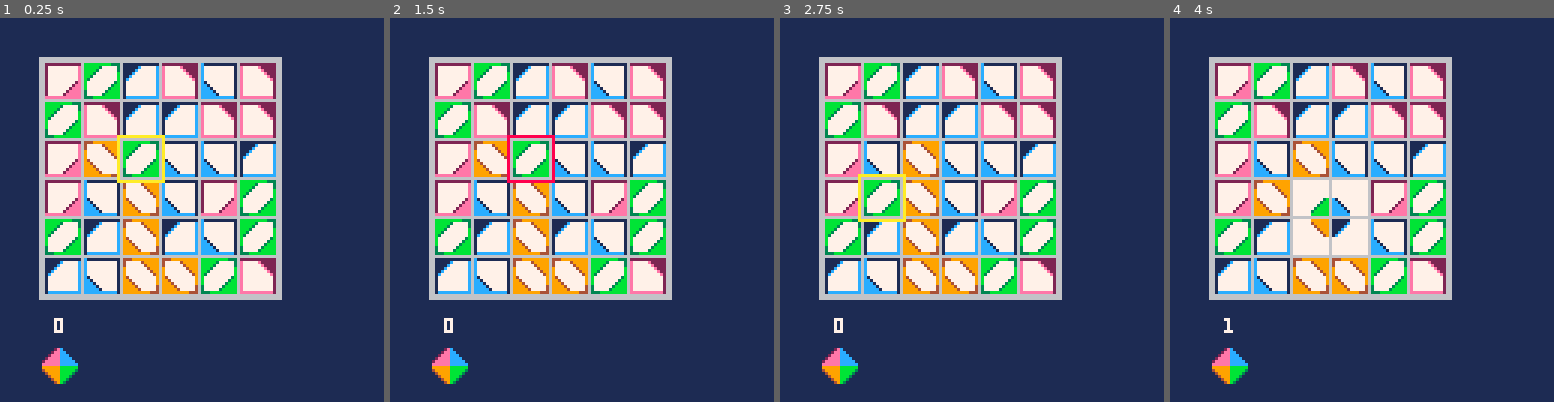
Above: before the commit, frames 1-4 (left to right).
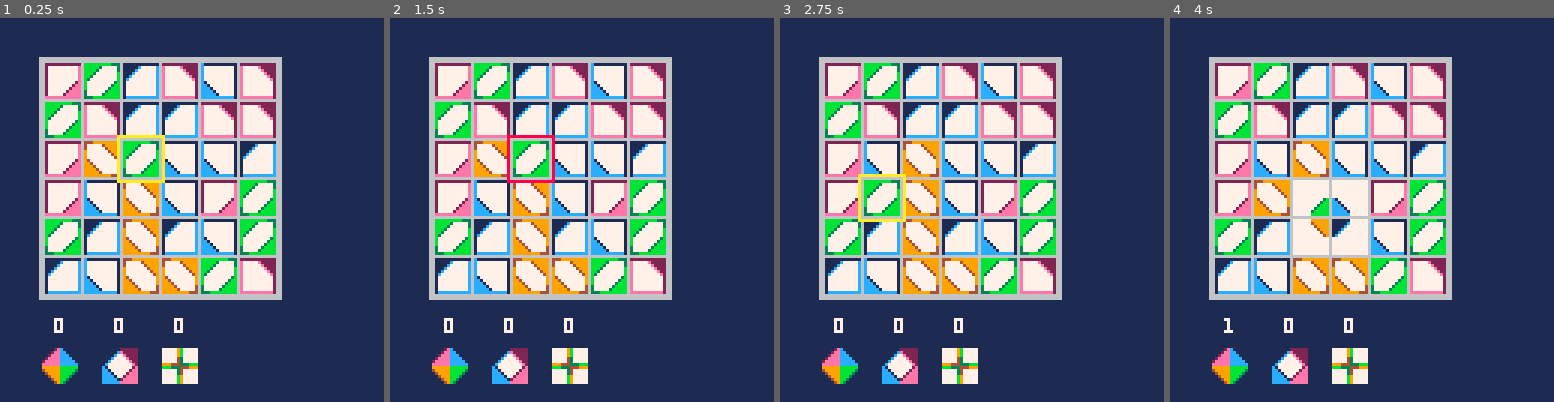
Above: after the commit, the same moments.

Repository: broquaint/pico8-carts
Game: PICO-8 cartridge eggjam4.p8
Two runs of this game, one before a commit and one after it. Both use one fixed random seed, a clock stepped at 60 frames per second and the inputs below.
Inputs:
- Up to frame 1 (0.25 s): no input
- Up to frame 2 (1.5 s): tap O (Z key) at 0.33, 0.7, 1.43 s; tap X (X key) at 1.07 s
- Up to frame 3 (2.75 s): hold Left 1.97-2.37 s; tap X (X key) at 2.07, 2.4, 2.73 s; tap O (Z key) at 2.22 s; hold Down from 2.42 s (still down)
- Up to frame 4 (4 s): release Down at 2.82 s; hold Right 2.87-3.53 s; tap X (X key) at 3.07, 3.4, 3.73 s; tap O (Z key) at 3.1, 3.98 s; hold Up from 3.58 s (still down)

The runs differ from the first frame. In frame 1, 1.7% of the frame differs, in the area x 26-52%, y 78-96%; in frame 2, 1.7%; in frame 3, 1.7%; in frame 4, 1.7%.

Commit message:
Add two more pattern matches
A bit buggy but functional.

Diff:
--- a/eggjam4.p8
+++ b/eggjam4.p8
@@ -31,12 +31,12 @@
 -- xx xx # xx xx # oo xx # xx oo
 
 grid_tiles={
-   {idx=1,  colour=azure,  matches={bl=17}},
-   {idx=3,  colour=coral,  matches={br=20}},
-   {idx=5,  colour=orange, matches={tl=5, br=22}},
-   {idx=7,  colour=lime,   matches={tr=8, bl=23}},
-   {idx=9,  colour=navy,   matches={tl=9}},
-   {idx=11, colour=green,  matches={tr=12}},
+   {idx=1,  colour={azure=1},   matches={bl=17}},
+   {idx=3,  colour={coral=1},   matches={br=20}},
+   {idx=5,  colour={lime=1},    matches={tl=5, br=22, cl=21,cr=6}},
+   {idx=7,  colour={orange=1},  matches={tr=8, bl=23, cl=7,cr=24}},
+   {idx=9,  colour={navy=1},    matches={tl=9}},
+   {idx=11, colour={magenta=1}, matches={tr=12}},
 --   {9,salmon},
 --   {11,lime}
 }
@@ -53,6 +53,7 @@
    return {
       spr_idx = tile.idx,
       matches = tile.matches,
+      colour  = tile.colour,
       gx = gx,
       gy = gy,
       x = x,
@@ -256,7 +257,143 @@
       return false
    end
 
-   return diamond_match(tile)
+   function cross_match(a)
+      if(not a) return false
+
+      -- xx xx
+      -- xo @x
+      -- xo ox
+      -- xx xx
+      if a.colour.lime then
+         local b = gt(a.gx - 1, a.gy)
+         local c = gt(a.gx - 1, a.gy + 1)
+         local d = gt(a.gx,     a.gy + 1)
+
+         if (b and c and d) and b.colour.orange and c.colour.lime and d.colour.orange then
+            return {bl=a,br=b,tr=c,tl=d}
+         end
+      end
+
+      -- xx xx
+      -- x@ ox
+      -- xo ox
+      -- xx xx
+      if a.colour.orange then
+         local b = gt(a.gx + 1, a.gy)
+         local c = gt(a.gx,     a.gy + 1)
+         local d = gt(a.gx + 1, a.gy + 1)
+
+         if (b and c and d) and b.colour.lime and c.colour.lime and d.colour.orange then
+            return {br=a,bl=b,tr=c,tl=d}
+         end
+      end
+
+      -- xx xx
+      -- xo ox
+      -- x@ ox
+      -- xx xx
+      if a.colour.lime then
+         local b = gt(a.gx,     a.gy - 1)
+         local c = gt(a.gx + 1, a.gy - 1)
+         local d = gt(a.gx + 1, a.gy)
+
+         if (b and c and d) and b.colour.orange and c.colour.lime and d.colour.orange then
+            return {tr=a,br=b,bl=c,tl=d}
+         end
+      end
+
+      -- xx xx
+      -- xo ox
+      -- xo @x
+      -- xx xx
+      if a.colour.orange then
+         local b = gt(a.gx - 1, a.gy - 1)
+         local c = gt(a.gx,     a.gy - 1)
+         local d = gt(a.gx - 1, a.gy)
+
+         if (b and c and d) and b.colour.orange and c.colour.lime and d.colour.lime then
+            return {tl=a,br=b,bl=c,tr=d}
+         end
+      end
+
+      return false
+   end
+
+   function window_match(a)
+      if(not a) return false
+
+      -- @x xo
+      -- xx xx
+      -- xx xx
+      -- ox xo
+      if a.matches.tl then
+         local b = gt(a.gx + 1, a.gy)
+         local c = gt(a.gx,     a.gy + 1)
+         local d = gt(a.gx + 1, a.gy + 1)
+
+         if (b and c and d) and b.matches.tr and c.matches.bl and d.matches.br then
+            return {bl=c,br=d,tr=b,tl=a}
+         end
+      end
+
+      -- ox x@
+      -- xx xx
+      -- xx xx
+      -- ox xo
+      if a.matches.tr then
+         local b = gt(a.gx - 1, a.gy)
+         local c = gt(a.gx - 1, a.gy + 1)
+         local d = gt(a.gx,     a.gy + 1)
+
+         if (b and c and d) and b.matches.tl and c.matches.bl and d.matches.br then
+            return {bl=c,br=d,tr=a,tl=b}
+         end
+      end
+
+      -- ox xo
+      -- xx xx
+      -- xx xx
+      -- @x xo
+      if a.matches.bl then
+         local b = gt(a.gx,     a.gy - 1)
+         local c = gt(a.gx + 1, a.gy - 1)
+         local d = gt(a.gx + 1, a.gy)
+
+         if (b and c and d) and b.matches.tl and c.matches.tr and d.matches.br then
+            return {bl=a,br=d,tr=c,tl=b}
+         end
+      end
+
+      -- ox xo
+      -- xx xx
+      -- xx xx
+      -- ox x@
+      if a.matches.br then
+         local b = gt(a.gx - 1, a.gy - 1)
+         local c = gt(a.gx,     a.gy - 1)
+         local d = gt(a.gx - 1, a.gy)
+
+         if (b and c and d) and b.matches.tl and c.matches.tr and d.matches.bl then
+            return {bl=d,br=a,tr=c,tl=b}
+         end
+      end
+
+      return false
+   end
+
+   local m = diamond_match(tile)
+   if m then
+      return { type = 'diamond', matched = m }
+   end
+   local m = cross_match(tile)
+   if m then
+      return { type = 'cross', matched = m }
+   end
+   local m = window_match(tile)
+   if m then
+      return { type = 'window', matched = m }
+   end
+   return false
 end
 
 function animate_match(matched)
@@ -316,16 +453,18 @@
 end
 
 tally = {
-   diamonds = 0
+   diamond = 0,
+   window = 0,
+   cross = 0,
 }
 
 function finish_swap(args)
    local state = 'idle'
    if player.tile_held then
-      local matched = check_for_patterns(player.tile_held)
-      if matched then
-         tally.diamonds += 1
-         animate(function() animate_match(matched) end)
+      local match = check_for_patterns(player.tile_held)
+      if match then
+         tally[match.type] += 1
+         animate(function() animate_match(match.matched) end)
          state = 'matched'
       end
    end
@@ -412,8 +551,12 @@
    end
 
    -- draw ui
-   print(tally.diamonds, 18, 100, white)
+   print(tally.diamond, 18, 100, white)
    spr(33, 12, 108, 2, 2)
+   print(tally.window,  38, 100, white)
+   spr(35, 32, 108, 2, 2)
+   print(tally.cross,  58, 100, white)
+   spr(37, 52, 108, 2, 2)
 end
 __gfx__
 00000000000000000000000000000000000000000000000000000000000000000000000000000000000000000000000000000000000000000000000000000000
@@ -434,15 +577,15 @@
 00000000000000000000000000000000000000000000000000000000000000000000000000000000000000000000000000000000000000000000000000000000
 00000000000000000000000000000000000000000000000000000000000000000000000000000000000000000000000000000000000000000000000000000000
 00000000000000000000000000000000000000000000000000000000000000000000000000000000000000000000000000000000000000000000000000000000
-000000000000002ec100000000000000000000000000000000000000000000000000000000000000000000000000000000000000000000000000000000000000
-00000000000002eecc10000000000000000000000000000000000000000000000000000000000000000000000000000000000000000000000000000000000000
-0000000000002eeeccc1000000000000000000000000000000000000000000000000000000000000000000000000000000000000000000000000000000000000
-000000000002eeeecccc100000000000000000000000000000000000000000000000000000000000000000000000000000000000000000000000000000000000
-00000000002eeeeeccccc10000000000000000000000000000000000000000000000000000000000000000000000000000000000000000000000000000000000
-0000000000eeeeeecccccc0000000000000000000000000000000000000000000000000000000000000000000000000000000000000000000000000000000000
-0000000000999999bbbbbb0000000000000000000000000000000000000000000000000000000000000000000000000000000000000000000000000000000000
-0000000000499999bbbbb30000000000000000000000000000000000000000000000000000000000000000000000000000000000000000000000000000000000
-0000000000049999bbbb300000000000000000000000000000000000000000000000000000000000000000000000000000000000000000000000000000000000
-0000000000004999bbb3000000000000000000000000000000000000000000000000000000000000000000000000000000000000000000000000000000000000
-0000000000000499bb30000000000000000000000000000000000000000000000000000000000000000000000000000000000000000000000000000000000000
-0000000000000049b300000000000000000000000000000000000000000000000000000000000000000000000000000000000000000000000000000000000000
+000000000000002ec1000000001111112222220000777779b7777700000000000000000000000000000000000000000000000000000000000000000000000000
+00000000000002eecc1000000011111ce222220000777779b7777700000000000000000000000000000000000000000000000000000000000000000000000000
+0000000000002eeeccc10000001111c77e22220000777779b7777700000000000000000000000000000000000000000000000000000000000000000000000000
+000000000002eeeecccc100000111c7777e222000077777437777700000000000000000000000000000000000000000000000000000000000000000000000000
+00000000002eeeeeccccc1000011c777777e22000077777437777700000000000000000000000000000000000000000000000000000000000000000000000000
+0000000000eeeeeecccccc00001c77777777e20000999444333bbb00000000000000000000000000000000000000000000000000000000000000000000000000
+0000000000999999bbbbbb0000c1777777772e0000bbb33344499900000000000000000000000000000000000000000000000000000000000000000000000000
+0000000000499999bbbbb30000cc17777772ee000077777347777700000000000000000000000000000000000000000000000000000000000000000000000000
+0000000000049999bbbb300000ccc177772eee000077777347777700000000000000000000000000000000000000000000000000000000000000000000000000
+0000000000004999bbb3000000cccc1772eeee000077777b97777700000000000000000000000000000000000000000000000000000000000000000000000000
+0000000000000499bb30000000ccccc12eeeee000077777b97777700000000000000000000000000000000000000000000000000000000000000000000000000
+0000000000000049b300000000cccccceeeeee000077777b97777700000000000000000000000000000000000000000000000000000000000000000000000000
